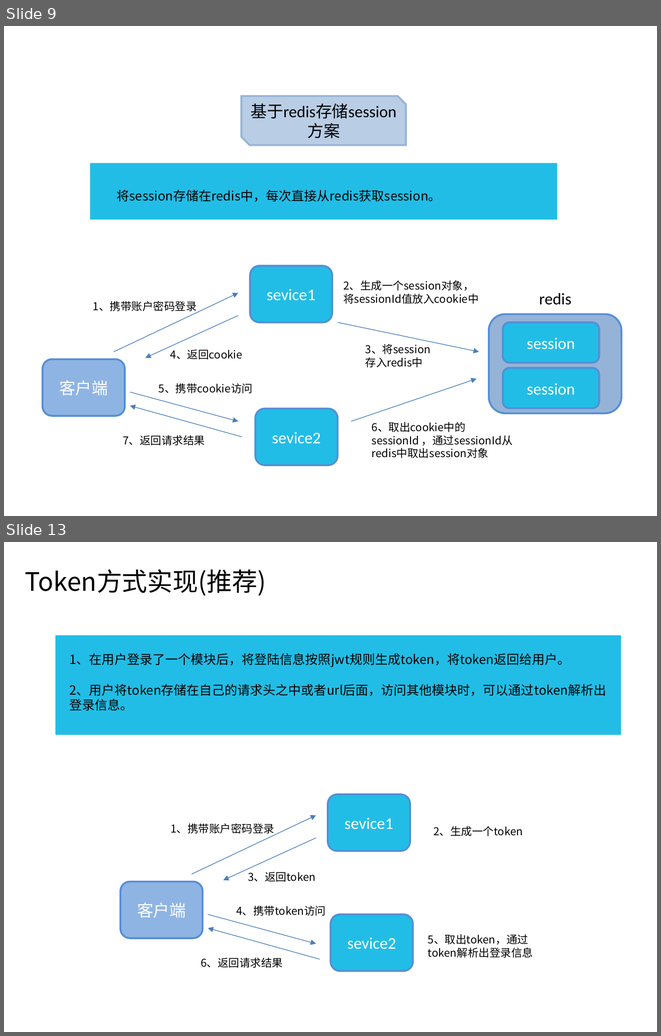
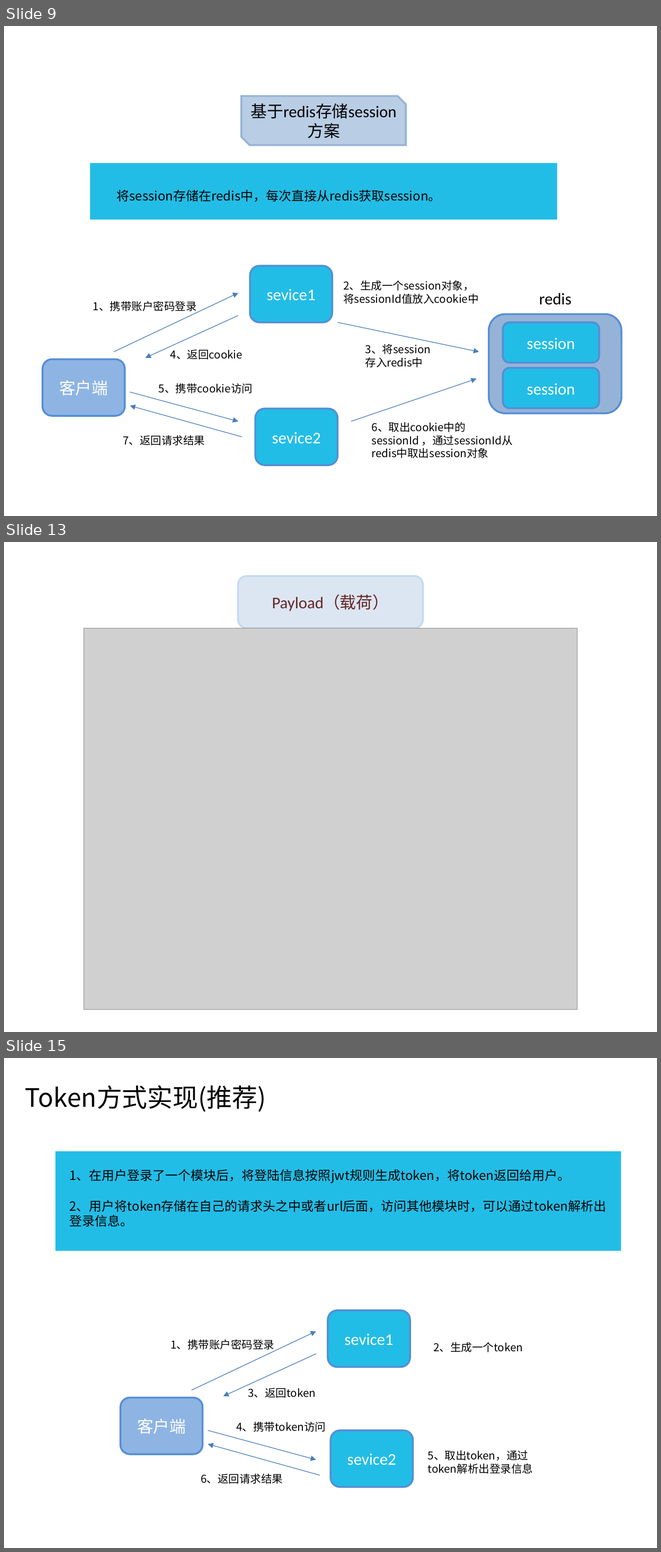
Before and after one commit to shenshanshi/sso, a slide deck: sso.ppt. Shown one above the other, each under a label of ours: slides 9 and 13 before the commit, slides 9, 13 and 15 after it; the slides between them are not shown. The pictures are 661x1036 and 661x1552 pixels, drawn with LibreOffice and Linux fonts; fonts in the diff are those of the drawing; grey boxes stand for pictures. Boxes give left, top, right and bottom in pixels: in the first picture for what was removed or moved away, otherwise in the second. Text is boxed around its words. In the diff, an @@ line names an element or a change of style, - is before the commit and + after.

```diff
--- a/sso.ppt
+++ b/sso.ppt
@@ slide 13 added at [4,542,657,1032], background #FFFFFF @@
@@ rounded rectangle added at [238,576,423,628], fill #DCE6F2, outline #C6D9F1 2.01 pt, 18 pt, text #632523 @@
+Payload（载荷）
@@ picture added at [84,628,577,1009] @@
@@ what was slide 13 is now slide 15 @@
```
Also in this commit, not shown: 3 slides changed, 3 other slides added, 1 slide removed, 1 other file.
